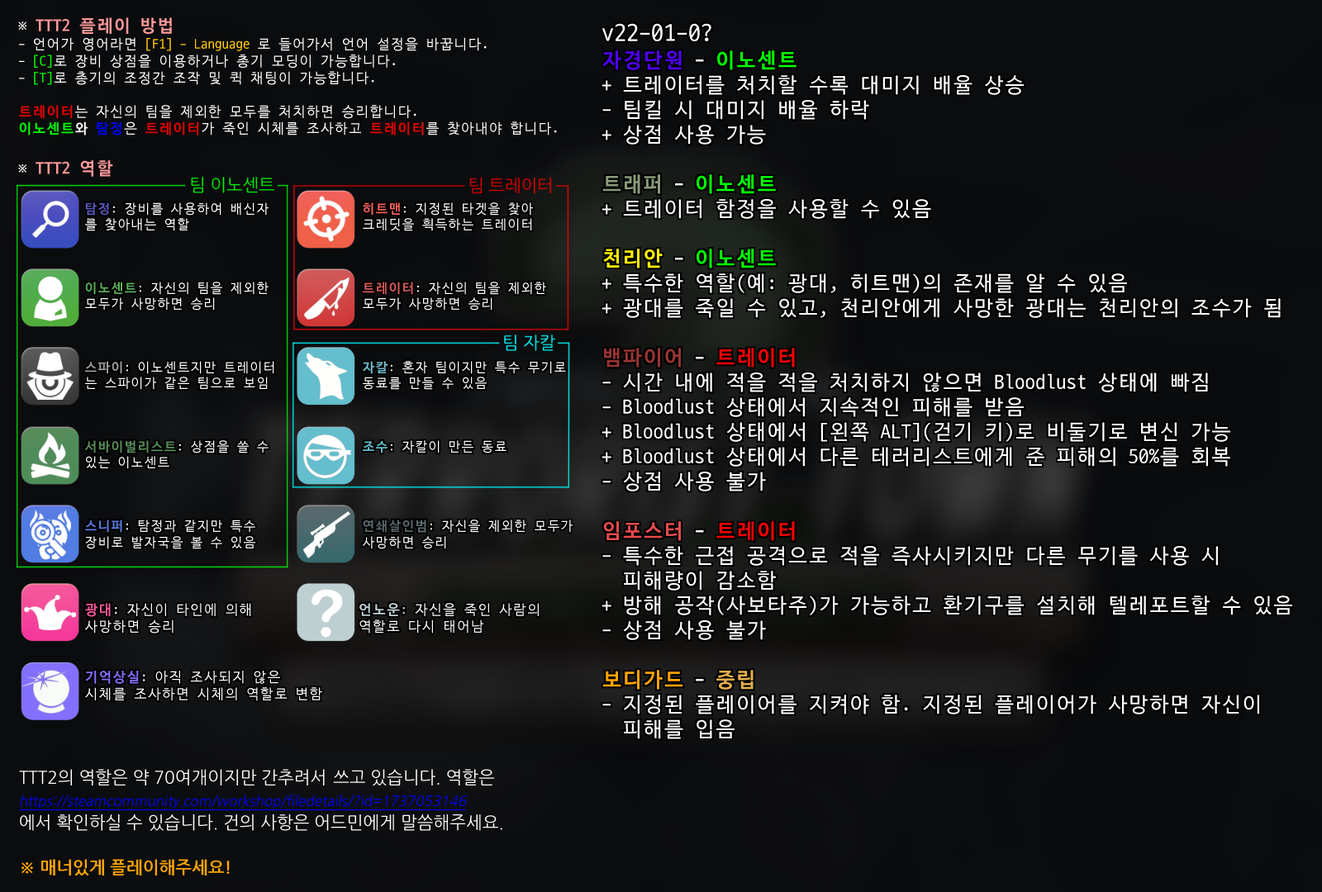
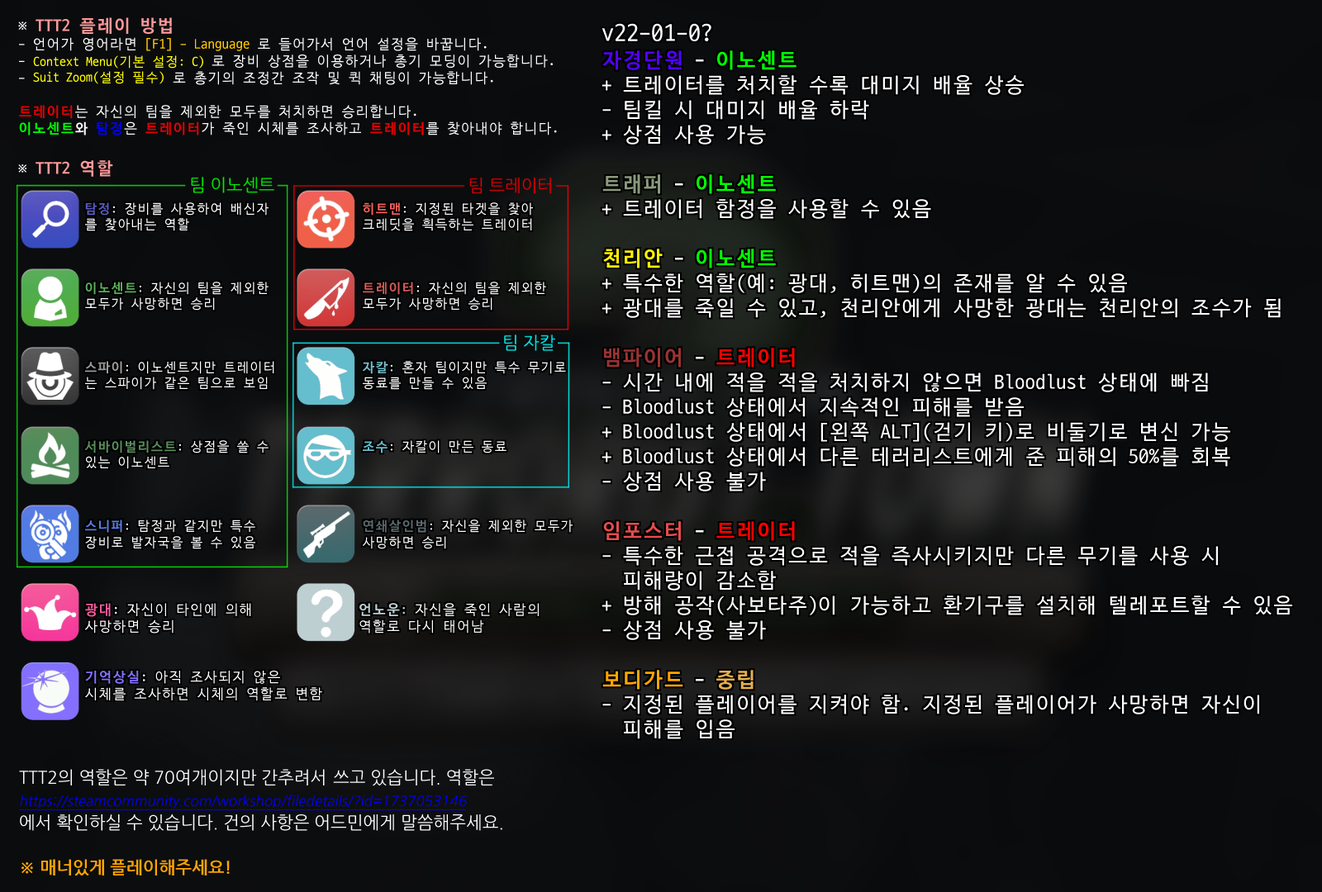
Before/after of a 1322px x 892px layered artwork. What changed in the layer stack:
removed layer "v22-01-0? 자경단원 - 이노센트 + 트레이터를 처치할 수록 대미지 배율 상승 - 팀킬 시 대미지 배율 하락 + 상점 사용 가능 트래퍼 …" over (x1=817, y1=594, x2=841, y2=617)
painted on "레이어 22" over (x1=817, y1=594, x2=841, y2=617)
painted on "※ TTT2 플레이 방법 - 언어가 영어라면 [F1] - Language 로 들어가서 언어 설정을 바꿉니다. - [C]로 장비 상점을 이용하거…" over (x1=33, y1=54, x2=553, y2=86)
